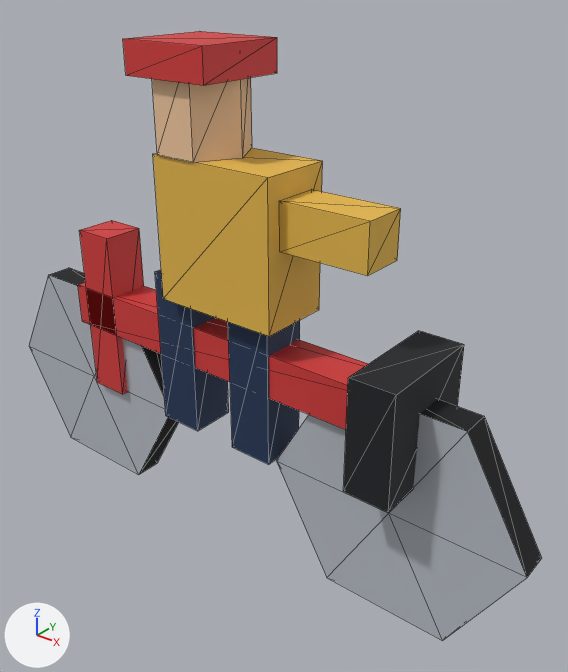
A saved change to the glTF model public/models/props/cyclist.glb.
Rendered twice from a 50 mm camera at (0.1306, -0.1389, 0.1564) aimed at (0.0137, 0.0072, 0.0658). The axes (+X, +Y, +Z) are drawn at lower left. The lights are the same throughout. The first picture is the older version. Mesh edges are drawn as thin lines.

Names of what the first picture shows: 'cyclist'.
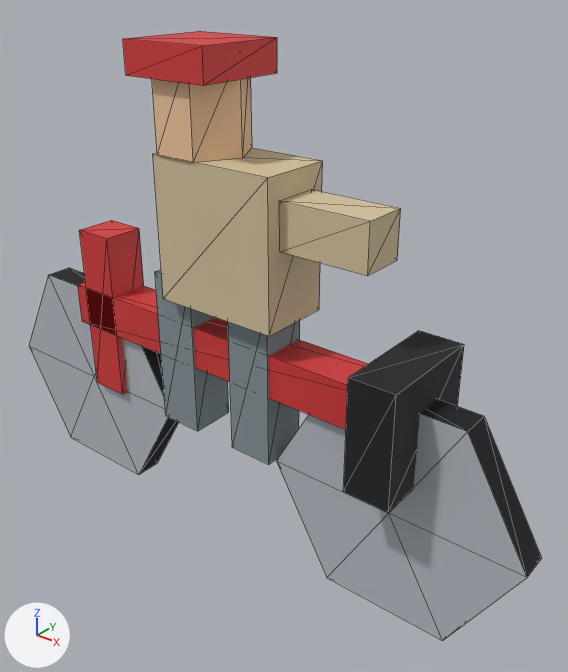
What changed in the scene script:
```text
Change mat_wall_yellow:
    where n2 = _N.new('ShaderNodeMix'); n2.name = 'Mix'
    n2.inputs[7].default_value: (0.791, 0.479, 0.0685, 1.0) -> (0.658, 0.539, 0.342, 1.0)  # 'B', yellow #e6b84a -> 'B', beige #d4c29e
Change mat_wall_navy:
    where n2 = _N.new('ShaderNodeMix'); n2.name = 'Mix'
    n2.inputs[7].default_value: (0.0137, 0.0356, 0.0976, 1.0) -> (0.238, 0.292, 0.319, 1.0)  # 'B', dark blue #1f3558 -> 'B', grey #869399
```

Pixel boxes (x1, y1, x2, y2) of what changed, in the pictures (568 x 672 px):
'cyclist', surface changed: (153, 146, 401, 464) in both
